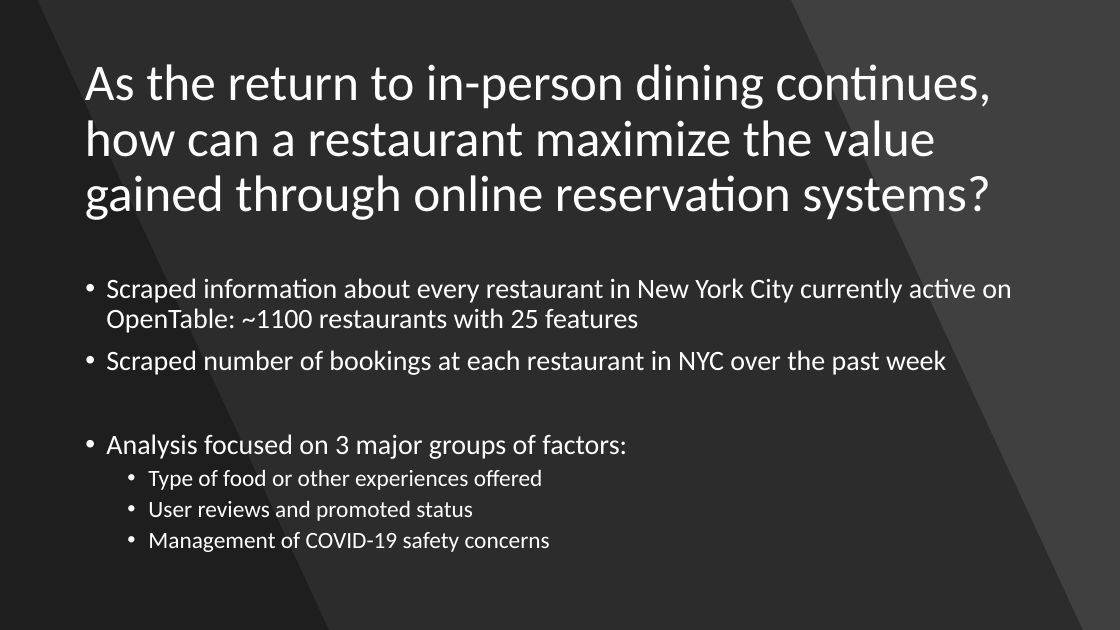
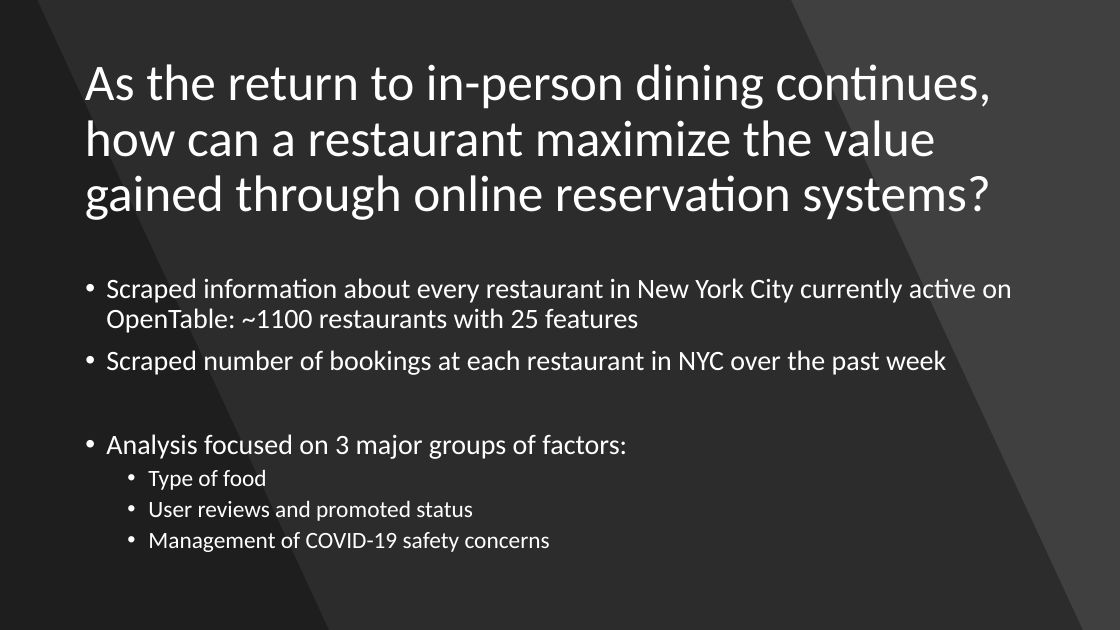
Before and after one commit to faymatt99/opentable_scraping_analysis, a slide deck: slide 4 of opentable_analysis_presentation.pptx. Drawn at 1120x630 pixels with LibreOffice and Linux fonts; fonts in the diff are those of the drawing. Boxes give left, top, right and bottom in pixels: in the first picture for what was removed or moved away, otherwise in the second. Text is boxed around its words. In the diff, an @@ line names an element or a change of style, - is before the commit and + after.

```diff
--- a/opentable_analysis_presentation.pptx
+++ b/opentable_analysis_presentation.pptx
@@ text at [148, 469, 267, 490]: text changed @@
-  • Type of food or other experiences offered
+  • Type of food
```
Also in this commit, not shown: 1 other slide changed, 2 slides removed.
